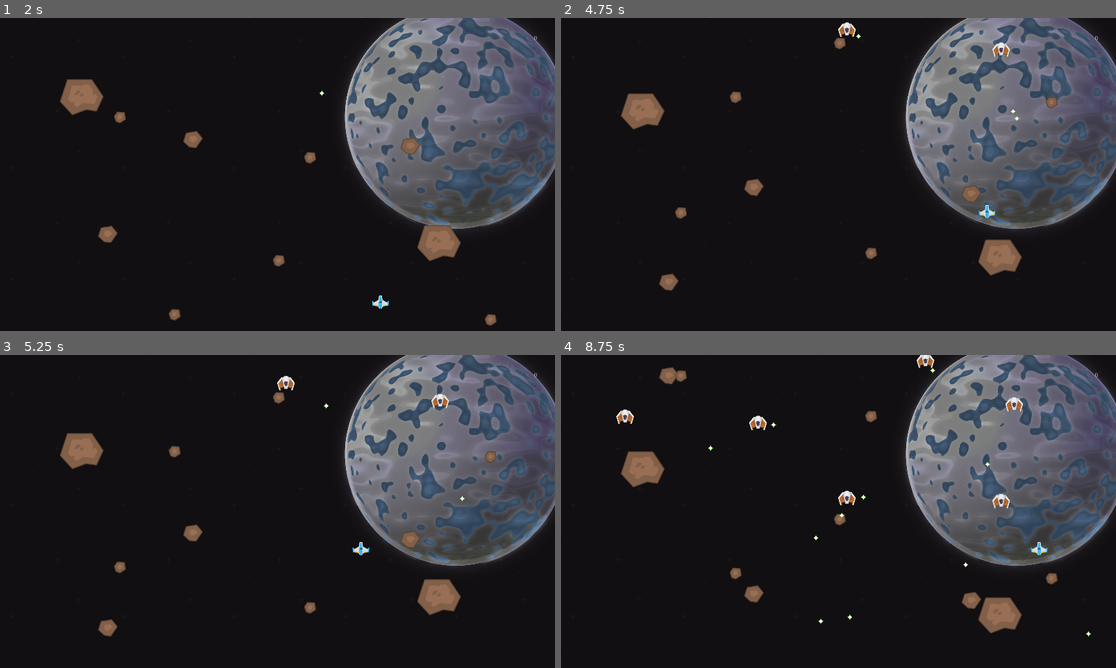
Above: before the commit, frames 1-4 (two rows, left to right).
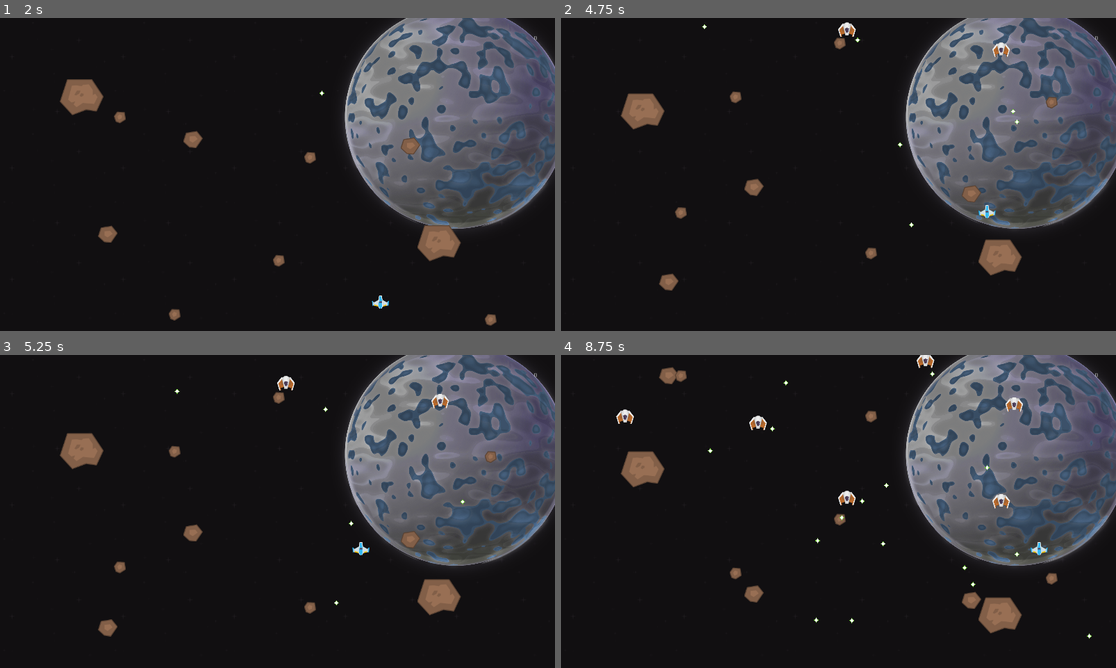
Above: after the commit, the same moments.

Repository: pmatigakis/spaceshooter
Game: Godot game, scene res://Menu.tscn
Same seed, same stepped clock (60 frames per second), same inputs: the game is played once before the commit and once after it.
Inputs:
- Up to frame 1 (2 s): click "Start" at 0.5 s; tap Enter at 1.25 s; hold Right (ui_right) from 1.28 s (still down); tap Space (ui_select) at 1.52 s
- Up to frame 2 (4.75 s): release Right (ui_right) at 2.03 s; hold Down (ui_down) 2.03-2.78 s; tap Space (ui_select) at 2.27, 3.77, 4.52 s; hold Right (ui_right) 2.78-3.53 s; hold Up (ui_up) 3.53-4.28 s; hold Left (ui_left) from 4.28 s (still down)
- Up to frame 3 (5.25 s): keep holding Left (ui_left)
- Up to frame 4 (8.75 s): tap Space (ui_select) at 5.27, 6.77, 7.52, 8.27 s; release Left (ui_left) at 5.78 s; hold Down (ui_down) 5.78-6.53 s; hold Right (ui_right) 6.53-7.28 s; hold Up (ui_up) 7.28-8.03 s; hold Right (ui_right) from 8.03 s (still down)

Frame 1 is identical in both runs. In frame 2, less than 0.1% of the frame differs, in the area x 25-83%, y 2-67%; in frame 3, less than 0.1%; in frame 4, 0.2%, in the area x 26-96%, y 4-91%.

Commit message:
Created a separate node for the enemy weapons

Diff:
--- /dev/null
+++ b/Blaster.gd
@@ -0,0 +1,28 @@
+extends Node2D
+
+
+# Declare member variables here. Examples:
+# var a = 2
+# var b = "text"
+var Bullet = preload("res://Bullet.tscn")
+
+
+# Called when the node enters the scene tree for the first time.
+func _ready():
+	pass # Replace with function body.
+
+
+# Called every frame. 'delta' is the elapsed time since the previous frame.
+#func _process(delta):
+#	pass
+
+func is_ready_to_fire():
+	return $ReloadTimer.is_stopped()
+
+func fire(target_position):
+	if is_ready_to_fire():
+		var bullet = Bullet.instance()
+		bullet.position = global_position
+		bullet.start(global_position.direction_to(target_position) * 200, "PlayerGroup")
+		get_tree().get_root().add_child(bullet)
+		$ReloadTimer.start()
--- /dev/null
+++ b/Blaster.tscn
@@ -0,0 +1,10 @@
+[gd_scene load_steps=2 format=2]
+
+[ext_resource path="res://Blaster.gd" type="Script" id=1]
+
+[node name="Blaster" type="Node2D"]
+script = ExtResource( 1 )
+
+[node name="ReloadTimer" type="Timer" parent="."]
+wait_time = 2.0
+one_shot = true
--- a/Enemy.gd
+++ b/Enemy.gd
@@ -1,11 +1,12 @@
 extends Area2D
 
 signal killed
-signal shoot(bullet, position)
+signal ready_to_fire(enemy)
 
 var Bullet = preload("res://Bullet.tscn")
 
 var speed = 50
+var shoot = true
 
 # Declare member variables here. Examples:
 # var a = 2
@@ -24,6 +25,8 @@
 func _process(delta):
 	position = position + (Vector2(0, speed) * delta)
 
+	if $Blaster.is_ready_to_fire() and shoot:
+		emit_signal("ready_to_fire", self)
 
 func _on_enemy_viewport_exited(viewport):
 	queue_free()
@@ -35,13 +38,8 @@
 		queue_free()
 
 
-func _on_ShootingTimer_timeout():
-	emit_signal("shoot", Bullet, position)
-
-
-func start_shooting():
-	$ShootingTimer.start()
-
+func fire(target_position):
+	$Blaster.fire(target_position)
 
 func stop_shooting():
-	$ShootingTimer.stop()
+	shoot = false
--- a/Enemy.tscn
+++ b/Enemy.tscn
@@ -1,7 +1,8 @@
-[gd_scene load_steps=3 format=2]
+[gd_scene load_steps=4 format=2]
 
 [ext_resource path="res://assets/ships/enemyRed3.png" type="Texture" id=1]
 [ext_resource path="res://Enemy.gd" type="Script" id=2]
+[ext_resource path="res://Blaster.tscn" type="PackedScene" id=3]
 
 [node name="Area2D" type="Area2D" groups=["EnemyGroup"]]
 script = ExtResource( 2 )
@@ -13,12 +14,11 @@
 [node name="VisibilityNotifier2D" type="VisibilityNotifier2D" parent="."]
 rect = Rect2( -50, -50, 100, 100 )
 
-[node name="ShootingTimer" type="Timer" parent="."]
-wait_time = 2.0
-
 [node name="CollisionPolygon2D" type="CollisionPolygon2D" parent="."]
 polygon = PoolVector2Array( -4, 13, 4, 13, 5, 9, 12, 12, 11, 15, 15, 17, 21, -1, 10, -14, 7, -14, 3, -17, -3, -17, -7, -14, -10, -14, -21, -1, -15, 17, -11, 16, -12, 11, -5, 9 )
 
+[node name="Blaster" parent="." instance=ExtResource( 3 )]
+position = Vector2( 0, 10 )
+
 [connection signal="area_entered" from="." to="." method="_on_area_entered"]
 [connection signal="viewport_exited" from="VisibilityNotifier2D" to="." method="_on_enemy_viewport_exited"]
-[connection signal="timeout" from="ShootingTimer" to="." method="_on_ShootingTimer_timeout"]
--- a/Spaceshooter.gd
+++ b/Spaceshooter.gd
@@ -33,9 +33,8 @@
 	enemy.position = enemy_spawn_location.position
 	enemy.speed += rand_range(0, 30)
 	enemy.connect("killed", self, "_on_Enemy_killed")
-	enemy.connect("shoot", self, "_on_Enemy_shoot")
+	enemy.connect("ready_to_fire", self, "_on_Enemy_ready_to_fire")
 	add_child(enemy)
-	enemy.start_shooting()
 
 
 func _on_Enemy_killed():
@@ -55,8 +54,5 @@
 	$HUD.show_message("You died!")
 
 
-func _on_Enemy_shoot(Bullet, position):
-	var bullet = Bullet.instance()
-	bullet.position = position
-	bullet.start(position.direction_to($Player.position) * 200, "PlayerGroup")
-	add_child(bullet)
+func _on_Enemy_ready_to_fire(enemy):
+	enemy.fire($Player.position)
